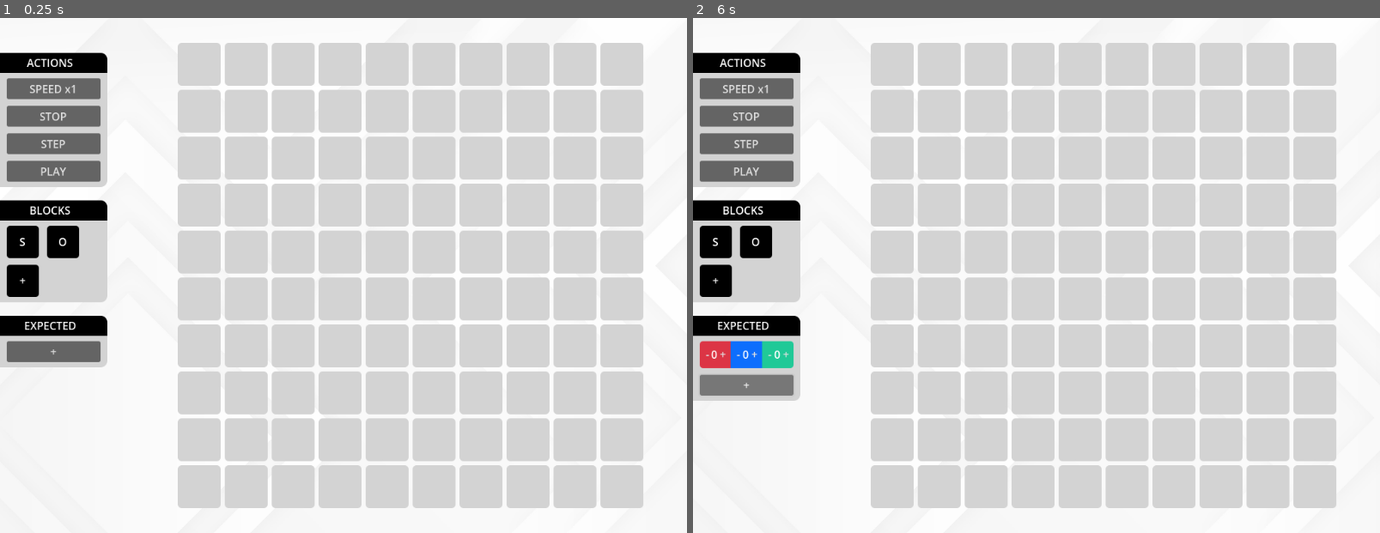
Above: before the commit, frames 1-2 (left to right).
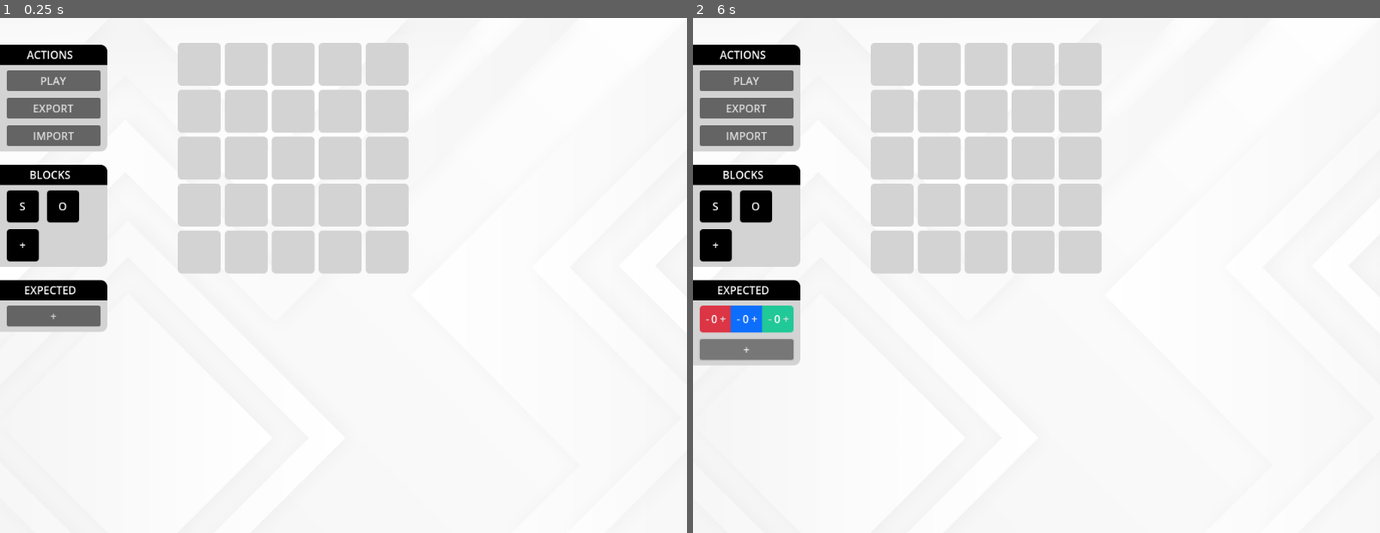
Above: after the commit, the same moments.

Repository: ricoapon/planet-cell
Game: Godot game, scene res://Scenes/screens/EditGridScreen.tscn
Same seed, same stepped clock (60 frames per second), same inputs: the game is played once before the commit and once after it.
Inputs (mouse positions are in pixels of both pictures, inside the frame that each line leads up to):
- Up to frame 1 (0.25 s): no input
- Up to frame 2 (6 s): click (747, 90) at 0.5 s, where only the run before the commit has a clickable "SPEED x1"; click (747, 115) at 1.25 s, where only the run before the commit has a clickable "STOP"; click (747, 110) at 2 s, where only the run after the commit has a clickable "EXPORT"; click (747, 141) at 2.75 s, where only the run before the commit has a clickable "STEP"; click (747, 136) at 3.5 s, where only the run after the commit has a clickable "IMPORT"; click "PLAY" at 4.25 s; click "PLAY" at 5 s; click "+" at 5.75 s

The runs differ from the first frame. In frame 1, 45% of the frame differs, in the area x 0-94%, y 4-96%; in frame 2, 46%.

Commit message:
Add play screen

Diff:
--- a/Scenes/components/grids/GridView.gd
+++ b/Scenes/components/grids/GridView.gd
@@ -3,7 +3,7 @@
 
 @onready var BlockScene = preload("res://scenes/components/blocks/BlockView.tscn")
 
-var grid: Grid = Grid.new(10, 10)
+var grid: Grid
 const CELL_SIZE = 64
 
 var blocks: Dictionary[Coordinate, BlockView] = {}
@@ -23,11 +23,16 @@
 	style_box_flat.set_corner_detail(10)
 	return style_box_flat
 
-func _ready():
+func init(_grid: Grid):
+	grid = _grid
 	# Make sure the grid is the size we need for drag and drop stuff.
 	size = Vector2(grid.width * (CELL_SIZE + spacing), grid.height * (CELL_SIZE + spacing))
+	queue_redraw()
 
 func _draw():
+	if grid == null:
+		return
+
 	var style_box_flat = create_style_box_flat()
 	for x in grid.width:
 		for y in grid.height:
--- a/Scenes/screens/EditGridScreen.gd
+++ b/Scenes/screens/EditGridScreen.gd
@@ -1,7 +1,11 @@
 class_name EditGridScreen
 extends Control
 
+func init(grid: Grid):
+	var edit_ordered_output_view = $VBoxContainer/ExpectedSidePanel/VBoxContainer/MarginContainer/VBoxContainer/EditOrderedOutputView
+	edit_ordered_output_view.init(null, grid.expected_output)
+	$GridView.init(grid)
+
+# TODO: remove after testing
 func _ready():
-	var ordered_output = OrderedOutput.new()
-	var edit_ordered_output_view = $VBoxContainer/ExpectedSidePanel/VBoxContainer/MarginContainer/VBoxContainer/EditOrderedOutputView
-	edit_ordered_output_view.init(null, ordered_output)
+	init(Grid.new(5, 5))
--- a/Scenes/screens/EditGridScreen.tscn
+++ b/Scenes/screens/EditGridScreen.tscn
@@ -24,31 +24,29 @@
 
 [node name="VBoxContainer" type="VBoxContainer" parent="."]
 layout_mode = 0
-offset_top = 52.0
+offset_top = 40.0
 offset_right = 160.0
-offset_bottom = 522.0
+offset_bottom = 768.0
 theme_override_constants/separation = 20
 
 [node name="ActionsSidePanel" parent="VBoxContainer" instance=ExtResource("2_4v46g")]
 layout_mode = 2
+size_flags_vertical = 0
 
-[node name="SpeedButton" parent="VBoxContainer/ActionsSidePanel/VBoxContainer/MarginContainer/VBoxContainer" index="0" instance=ExtResource("3_7god6")]
+[node name="PlayButton" parent="VBoxContainer/ActionsSidePanel/VBoxContainer/MarginContainer/VBoxContainer" index="0" instance=ExtResource("3_7god6")]
 layout_mode = 2
-text = "SPEED x1"
 
-[node name="StopButton" parent="VBoxContainer/ActionsSidePanel/VBoxContainer/MarginContainer/VBoxContainer" index="1" instance=ExtResource("3_7god6")]
+[node name="ExportButton" parent="VBoxContainer/ActionsSidePanel/VBoxContainer/MarginContainer/VBoxContainer" index="1" instance=ExtResource("3_7god6")]
 layout_mode = 2
-text = "STOP"
+text = "EXPORT"
 
-[node name="StepButton" parent="VBoxContainer/ActionsSidePanel/VBoxContainer/MarginContainer/VBoxContainer" index="2" instance=ExtResource("3_7god6")]
+[node name="ImportButton" parent="VBoxContainer/ActionsSidePanel/VBoxContainer/MarginContainer/VBoxContainer" index="2" instance=ExtResource("3_7god6")]
 layout_mode = 2
-text = "STEP"
-
-[node name="PlayButton" parent="VBoxContainer/ActionsSidePanel/VBoxContainer/MarginContainer/VBoxContainer" index="3" instance=ExtResource("3_7god6")]
-layout_mode = 2
+text = "IMPORT"
 
 [node name="BlocksSidePanel" parent="VBoxContainer" instance=ExtResource("2_4v46g")]
 layout_mode = 2
+size_flags_vertical = 0
 
 [node name="Label" parent="VBoxContainer/BlocksSidePanel/VBoxContainer/Panel" index="0"]
 text = "BLOCKS"
@@ -73,6 +71,7 @@
 
 [node name="ExpectedSidePanel" parent="VBoxContainer" instance=ExtResource("2_4v46g")]
 layout_mode = 2
+size_flags_vertical = 2
 
 [node name="Label" parent="VBoxContainer/ExpectedSidePanel/VBoxContainer/Panel" index="0"]
 text = "EXPECTED"
--- /dev/null
+++ b/Scenes/screens/MenuScreen.tscn
@@ -0,0 +1,5 @@
+[gd_scene format=3 uid="uid://cxaom2fpckfl0"]
+
+[node name="MenuScreen" type="Control"]
+layout_mode = 3
+anchors_preset = 0
--- /dev/null
+++ b/Scenes/screens/PlayGridScreen.gd
@@ -0,0 +1,11 @@
+class_name PlayGridScreen
+extends Control
+
+func init(grid: Grid):
+	var ordered_output_view = $VBoxContainer/ExpectedSidePanel/VBoxContainer/MarginContainer/VBoxContainer/OrderedOutputView
+	ordered_output_view.init(null, grid.expected_output)
+	$GridView.init(grid)
+
+# TODO: remove after testing
+func _ready():
+	init(Grid.new(5, 5))
--- /dev/null
+++ b/Scenes/screens/PlayGridScreen.tscn
@@ -0,0 +1,83 @@
+[gd_scene load_steps=8 format=3 uid="uid://b3nr5lhkpy4u"]
+
+[ext_resource type="Script" uid="uid://cd0lpjmrxyc0n" path="res://scenes/screens/PlayGridScreen.gd" id="1_xs8fs"]
+[ext_resource type="Texture2D" uid="uid://bjwctq5vw5sjq" path="res://assets/Background.jpg" id="2_uhxw8"]
+[ext_resource type="PackedScene" uid="uid://dc4mry44mnibi" path="res://scenes/components/menu/SidePanel.tscn" id="3_5x7gv"]
+[ext_resource type="PackedScene" uid="uid://8nqls1sw4xn" path="res://scenes/components/menu/ButtonWithIcon.tscn" id="4_mgtm6"]
+[ext_resource type="PackedScene" uid="uid://qppng80r2fw1" path="res://scenes/components/blocks/DraggableBlock.tscn" id="5_n6jqo"]
+[ext_resource type="PackedScene" uid="uid://b7ack6a2rvejj" path="res://scenes/components/output/OrderedOutputView.tscn" id="6_uhxw8"]
+[ext_resource type="PackedScene" uid="uid://cj5037ryd1xpn" path="res://scenes/components/grids/GridView.tscn" id="7_iw852"]
+
+[node name="Play" type="Control"]
+layout_mode = 3
+anchors_preset = 0
+offset_right = 1024.0
+offset_bottom = 768.0
+script = ExtResource("1_xs8fs")
+
+[node name="Background" type="TextureRect" parent="."]
+layout_mode = 0
+offset_right = 1152.0
+offset_bottom = 768.0
+texture = ExtResource("2_uhxw8")
+expand_mode = 1
+
+[node name="VBoxContainer" type="VBoxContainer" parent="."]
+layout_mode = 0
+offset_top = 40.0
+offset_right = 160.0
+offset_bottom = 768.0
+theme_override_constants/separation = 20
+
+[node name="ActionsSidePanel" parent="VBoxContainer" instance=ExtResource("3_5x7gv")]
+layout_mode = 2
+size_flags_vertical = 0
+
+[node name="PlayButton" parent="VBoxContainer/ActionsSidePanel/VBoxContainer/MarginContainer/VBoxContainer" index="0" instance=ExtResource("4_mgtm6")]
+layout_mode = 2
+
+[node name="StepButton" parent="VBoxContainer/ActionsSidePanel/VBoxContainer/MarginContainer/VBoxContainer" index="1" instance=ExtResource("4_mgtm6")]
+layout_mode = 2
+text = "EXPORT"
+
+[node name="StopButton" parent="VBoxContainer/ActionsSidePanel/VBoxContainer/MarginContainer/VBoxContainer" index="2" instance=ExtResource("4_mgtm6")]
+layout_mode = 2
+text = "IMPORT"
+
+[node name="SpeedButton" parent="VBoxContainer/ActionsSidePanel/VBoxContainer/MarginContainer/VBoxContainer" index="3" instance=ExtResource("4_mgtm6")]
+layout_mode = 2
+text = "SPEED x1"
+
+[node name="BlocksSidePanel" parent="VBoxContainer" instance=ExtResource("3_5x7gv")]
+layout_mode = 2
+size_flags_vertical = 0
+
+[node name="Label" parent="VBoxContainer/BlocksSidePanel/VBoxContainer/Panel" index="0"]
+text = "BLOCKS"
+
+[node name="HBoxContainer2" type="HBoxContainer" parent="VBoxContainer/BlocksSidePanel/VBoxContainer/MarginContainer/VBoxContainer" index="0"]
+layout_mode = 2
+
+[node name="Split" parent="VBoxContainer/BlocksSidePanel/VBoxContainer/MarginContainer/VBoxContainer/HBoxContainer2" instance=ExtResource("5_n6jqo")]
+layout_mode = 2
+block_type = 1
+
+[node name="ExpectedSidePanel" parent="VBoxContainer" instance=ExtResource("3_5x7gv")]
+layout_mode = 2
+size_flags_vertical = 2
+
+[node name="Label" parent="VBoxContainer/ExpectedSidePanel/VBoxContainer/Panel" index="0"]
+text = "EXPECTED"
+
+[node name="OrderedOutputView" parent="VBoxContainer/ExpectedSidePanel/VBoxContainer/MarginContainer/VBoxContainer" index="0" instance=ExtResource("6_uhxw8")]
+layout_mode = 2
+
+[node name="GridView" parent="." instance=ExtResource("7_iw852")]
+offset_left = 265.0
+offset_top = 37.0
+offset_right = 983.0
+offset_bottom = 737.0
+
+[editable path="VBoxContainer/ActionsSidePanel"]
+[editable path="VBoxContainer/BlocksSidePanel"]
+[editable path="VBoxContainer/ExpectedSidePanel"]
Not shown, added: Scenes/screens/PlayGridScreen.gd.uid
